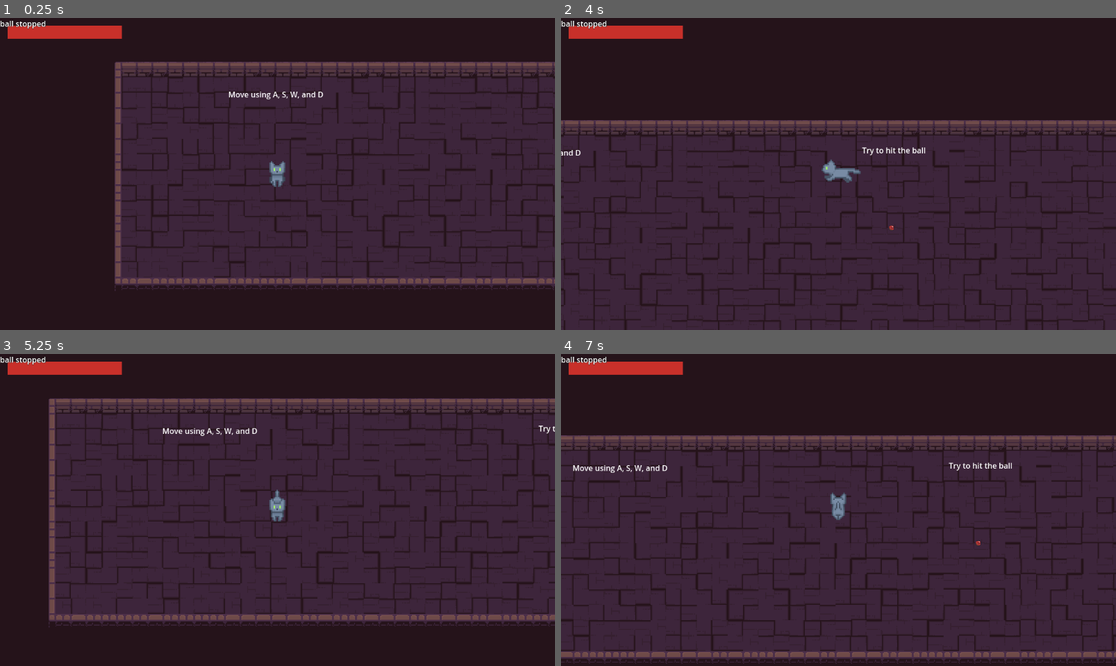
Above: before the commit, frames 1-4 (two rows, left to right).
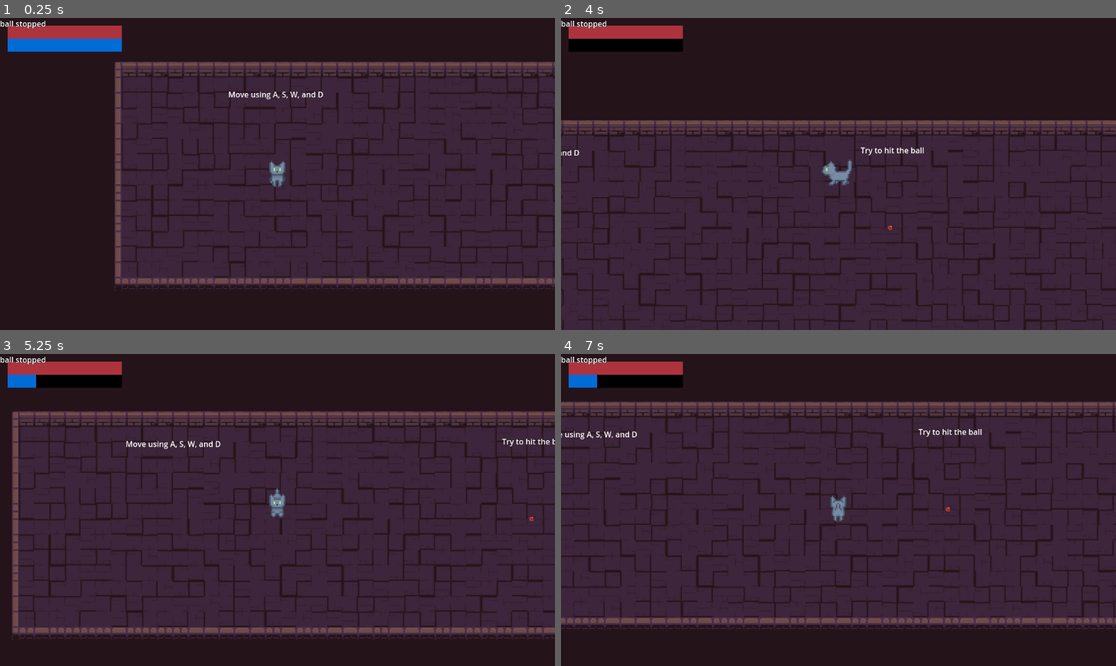
Above: after the commit, the same moments.

Repository: pablocoop/CC5408-Proyecto
Game: Godot game, scene res://scenes/main.tscn
Two runs of this game, one before a commit and one after it. Both use one fixed random seed, a clock stepped at 60 frames per second and the inputs below.
Inputs (mouse positions are in pixels of both pictures, inside the frame that each line leads up to):
- Up to frame 1 (0.25 s): no input
- Up to frame 2 (4 s): tap Enter at 0.5 s; move the mouse to (960, 158) at 0.52 s; hold D (move_right) 0.53-1.28 s; hold Right mouse button (run) 0.53-1.28 s; move the mouse to (727, 189) at 1.27 s; hold S (move_down) 1.28-2.03 s; tap Space (attack) at 1.35, 3.6 s; right-click (727, 189) at 1.55 s; move the mouse to (894, 105) at 2.02 s; hold D (move_right) 2.03-2.78 s; hold Right mouse button (run) 2.03-2.78 s; move the mouse to (810, 236) at 2.77 s; hold W (move_up) 2.78-3.53 s; right-click (810, 236) at 2.85 s; move the mouse to (1005, 220) at 3.52 s; hold A (move_left) from 3.53 s (still down); hold Right mouse button (run) from 3.53 s (still down)
- Up to frame 3 (5.25 s): move the mouse to (111, 463) at 4.27 s; release Right mouse button (run) at 4.28 s; right-click (111, 463) at 4.35 s; move the mouse to (305, 510) at 5.02 s; release A (move_left) at 5.03 s; hold S (move_down) from 5.03 s (still down); hold Right mouse button (run) from 5.03 s (still down)
- Up to frame 4 (7 s): move the mouse to (755, 432) at 5.77 s; release S (move_down) at 5.78 s; release Right mouse button (run) at 5.78 s; hold D (move_right) 5.78-6.53 s; tap Space (attack) at 5.85 s; right-click (755, 432) at 6.05 s; move the mouse to (960, 494) at 6.52 s; hold W (move_up) from 6.53 s (still down); hold Right mouse button (run) from 6.53 s (still down)

The runs differ from the first frame. In frame 1, 1.7% of the frame differs, in the area x 1-23%, y 2-11%; in frame 2, 4.7%; in frame 3, 23%; in frame 4, 28%, in the area x 0-100%, y 2-100%.

Commit message:
feat: se agrego la implementacion de la barra de stamina y se agregro textura a la pared del nivel 0

Diff:
--- a/scenes/level_0.tscn
+++ b/scenes/level_0.tscn
@@ -1,7 +1,8 @@
-[gd_scene load_steps=8 format=4 uid="uid://bjv7ltgvfcm0e"]
+[gd_scene load_steps=9 format=4 uid="uid://bjv7ltgvfcm0e"]
 
 [ext_resource type="Texture2D" uid="uid://yh5f3crpm4io" path="res://assets/2D Pixel Dungeon Asset Pack/character and tileset/Dungeon_Tileset.png" id="1_7wnc2"]
 [ext_resource type="PackedScene" uid="uid://cjo28e2ythbpe" path="res://scenes/skeleton.tscn" id="2_rerym"]
+[ext_resource type="Texture2D" uid="uid://byj4ybtuqa7bb" path="res://assets/pared.png" id="3_rerym"]
 
 [sub_resource type="TileSetAtlasSource" id="TileSetAtlasSource_5uqbp"]
 texture = ExtResource("1_7wnc2")
@@ -530,6 +531,11 @@
 position = Vector2(1871, 245)
 shape = SubResource("RectangleShape2D_5nv5w")
 
+[node name="Sprite2D" type="Sprite2D" parent="StaticBody2D"]
+position = Vector2(1871.25, 245.5)
+scale = Vector2(3.02942, 1.19718)
+texture = ExtResource("3_rerym")
+
 [node name="Label" type="Label" parent="."]
 offset_left = 222.0
 offset_top = 56.0
--- a/scenes/player.gd
+++ b/scenes/player.gd
@@ -19,9 +19,24 @@
 var is_paused := false
 @onready var hurtbox: Hurtbox = $Hurtbox
 
+# Barra de vida
 @onready var health_bar: ProgressBar = %HealthBar
 @onready var health_component: HealthComponent = $HealthComponent
 
+# Barra de stamina
+var stamina = 4
+var max_stamina = 4
+@onready var stamina_bar: ProgressBar = %StaminaBar
+@export var stamina_decrease_interval := 0.5  # cada 0.5s se descuenta 1
+@export var stamina_recover_interval := 0.2  # cada 0.2s se recupera 1
+@export var stamina_recover_delay := 1.0     # espera 1s tras dejar de correr
+@export var stamina_per_tick := 1
+
+var stamina_timer := 0.0
+var recovering_stamina := false
+var stamina_recover_timer := 0.0
+var stamina_locked := false  # impide correr si no hay stamina suficiente
+# otros
 var input: Vector2
 var playback: AnimationNodeStateMachinePlayback
 
@@ -38,6 +53,9 @@
 	health_bar.value = health_component.health
 	health_bar.max_value = health_component.max_health
 	health_component.died.connect(death)
+
+	stamina_bar.value = stamina
+	stamina_bar.max_value = max_stamina
 
 func _on_area_entered(area: Area2D) -> void:
 	var ball = area.get_parent() as Ball
@@ -56,7 +74,7 @@
 func _physics_process(delta: float) -> void:
 	var real_delta = delta / Engine.time_scale
 	input = Input.get_vector("move_left", "move_right", "move_up", "move_down")
-	is_running = Input.is_action_pressed("run")
+	is_running = Input.is_action_pressed("run") and not stamina_locked and stamina > 0
 
 	var current_speed = speed * run_multiplier if is_running else speed
 	var direction = input.normalized()
@@ -66,6 +84,33 @@
 	_select_animation()
 	_update_animation_parameters()
 
+		# Lógica de gasto de stamina al correr
+	if is_running and input != Vector2.ZERO and stamina > 0:
+		stamina_timer += real_delta
+		stamina_recover_timer = 0.0
+		recovering_stamina = false
+
+		if stamina_timer >= stamina_decrease_interval:
+			stamina_timer = 0.0
+			stamina = max(stamina - stamina_per_tick, 0)
+			stamina_bar.value = stamina
+
+			if stamina <= 0:
+				is_running = false  # ya no puede correr si no tiene stamina
+	else:
+		# Comenzar recuperación después de un retardo
+		stamina_recover_timer += real_delta
+		if stamina_recover_timer >= stamina_recover_delay:
+			recovering_stamina = true
+
+	# Recuperación progresiva de stamina
+	if recovering_stamina and stamina < max_stamina:
+		stamina_timer += real_delta
+		if stamina_timer >= stamina_recover_interval:
+			stamina_timer = 0.0
+			stamina += stamina_per_tick
+			stamina = min(stamina, max_stamina)
+			stamina_bar.value = stamina
 
 func _select_animation() -> void:
 	if velocity == Vector2.ZERO:
--- a/scenes/player.tscn
+++ b/scenes/player.tscn
@@ -1388,7 +1388,13 @@
 bg_color = Color(0, 0, 0, 1)
 
 [sub_resource type="StyleBoxFlat" id="StyleBoxFlat_qlg0r"]
-bg_color = Color(0.783501, 0.188486, 0.166144, 1)
+bg_color = Color(0.67952, 0.200027, 0.240616, 1)
+
+[sub_resource type="StyleBoxFlat" id="StyleBoxFlat_tuyoq"]
+bg_color = Color(0, 0, 0, 1)
+
+[sub_resource type="StyleBoxFlat" id="StyleBoxFlat_fjrip"]
+bg_color = Color(0, 0.425659, 0.846315, 1)
 
 [node name="Player" type="CharacterBody2D" node_paths=PackedStringArray("animation_tree")]
 script = ExtResource("1_g2els")
@@ -1456,3 +1462,13 @@
 theme_override_styles/background = SubResource("StyleBoxFlat_dqkch")
 theme_override_styles/fill = SubResource("StyleBoxFlat_qlg0r")
 show_percentage = false
+
+[node name="StaminaBar" type="ProgressBar" parent="CanvasLayer"]
+unique_name_in_owner = true
+offset_left = 16.0
+offset_top = 43.0
+offset_right = 253.0
+offset_bottom = 70.0
+theme_override_styles/background = SubResource("StyleBoxFlat_tuyoq")
+theme_override_styles/fill = SubResource("StyleBoxFlat_fjrip")
+show_percentage = false
Binary file added: assets/pared.png
Not shown, added: assets/pared.png.import
Not shown: 1 places in scenes/player.tscn that only renumber resources
